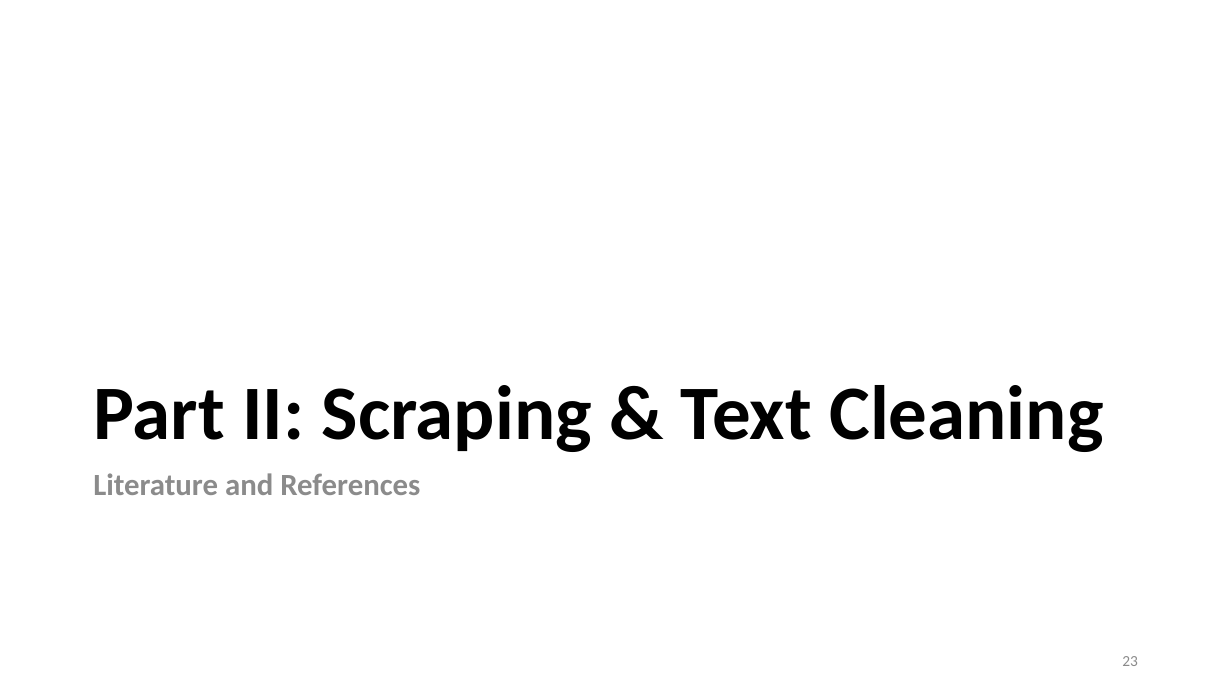
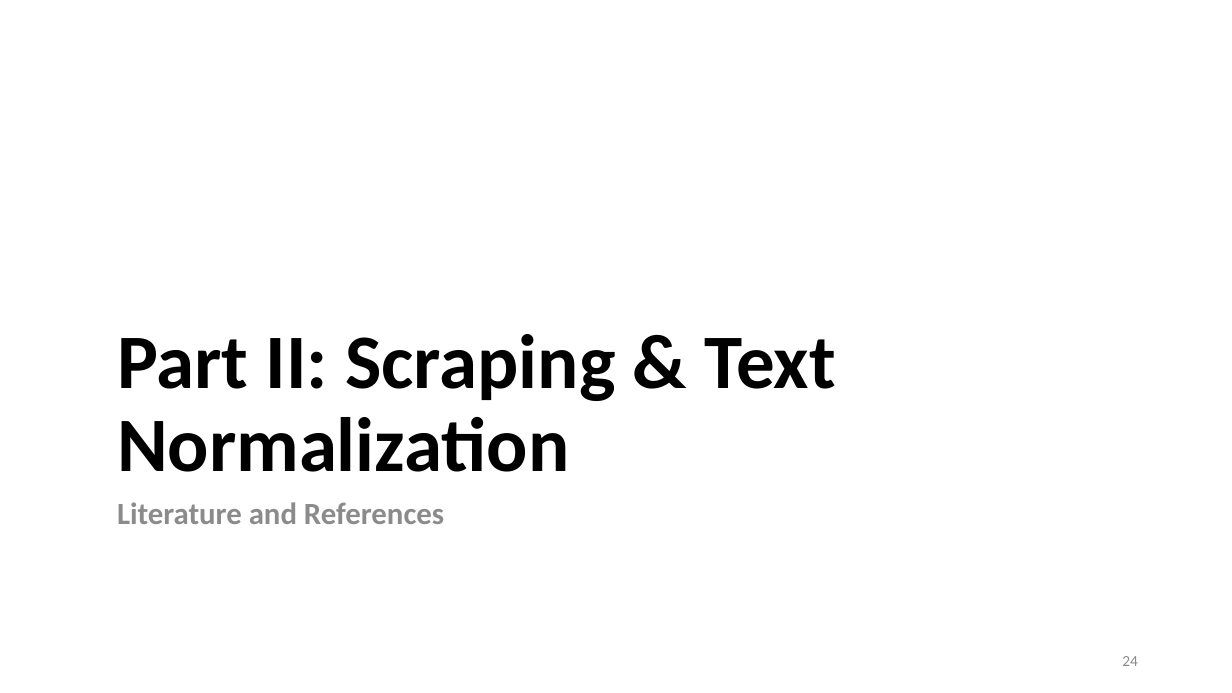
Before and after one commit to lisa-wm/consulting, a slide deck: slide 24 of 5_seminar/Contents_Part_02/slides/Präsentation_Teil2_Lisa.pptx (slide 23 before the commit). Drawn at 1232x693 pixels with LibreOffice and Linux fonts; fonts in the diff are those of the drawing. Boxes give left, top, right and bottom in pixels: in the first picture for what was removed or moved away, otherwise in the second. Text is boxed around its words. In the diff, an @@ line names an element or a change of style, - is before the commit and + after.

```diff
--- a/5_seminar/Contents_Part_02/slides/Präsentation_Teil2_Lisa.pptx
+++ b/5_seminar/Contents_Part_02/slides/Präsentation_Teil2_Lisa.pptx
@@ title at [117, 334, 836, 472]: text changed @@
-Part II: Scraping & Text Cleaning
+Part II: Scraping & Text Normalization
@@ text "Literature and References": place and size @@
-text "Literature and References" at [93, 473, 420, 495]
+text "Literature and References" at [117, 502, 444, 524]
@@ page number at [1122, 656, 1138, 666]: text changed @@
-23
+24
```
Also in this commit, not shown: 5 other slides changed, 3 slides added, 2 slides removed, 5 other files.
